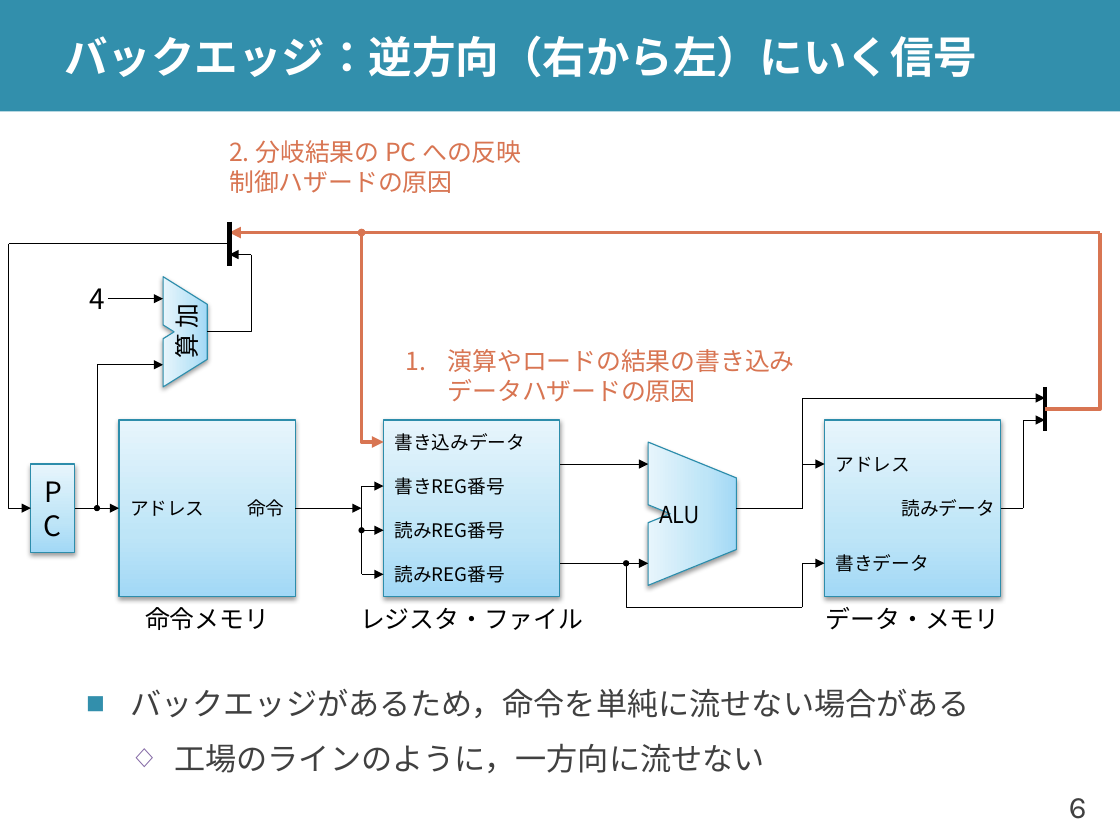
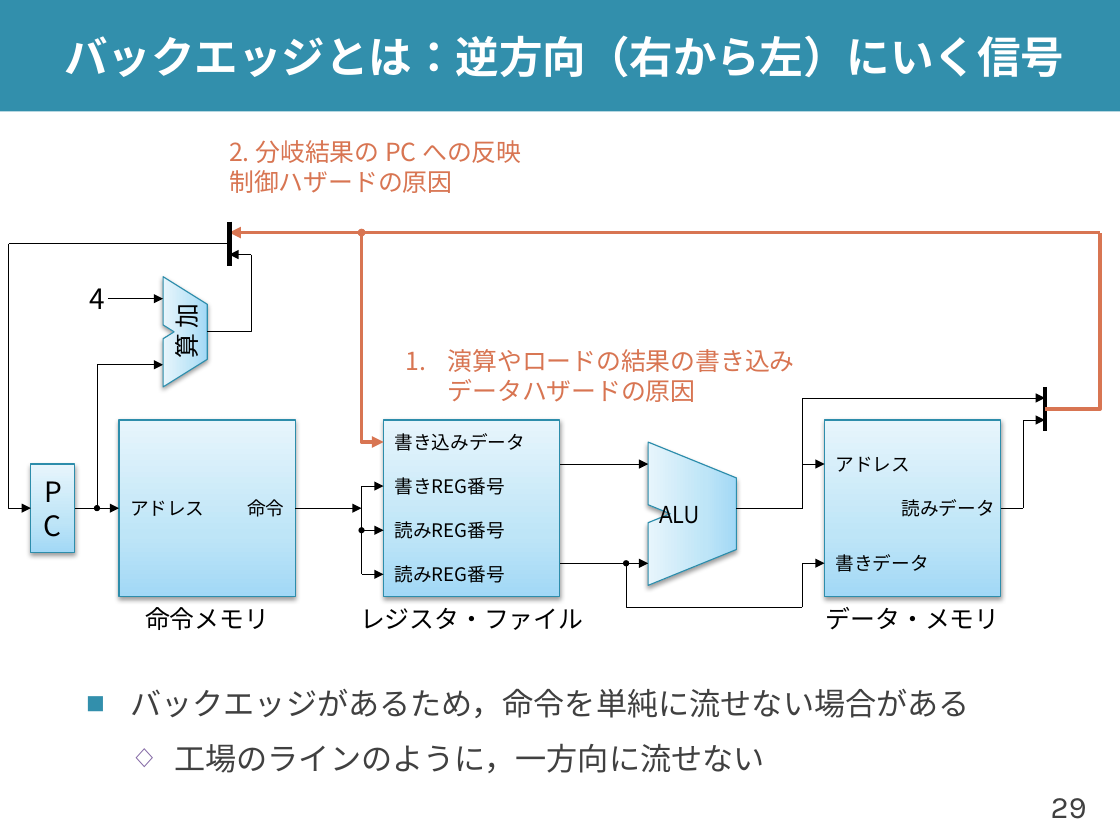
Before and after one commit to shioyadan/advanced-computer-organization, a slide deck: slide 29 of aco-shioya-05.pptx (slide 6 before the commit). Drawn at 1120x840 pixels with LibreOffice and Linux fonts; fonts in the diff are those of the drawing. Boxes give left, top, right and bottom in pixels: in the first picture for what was removed or moved away, otherwise in the second. Text is boxed around its words. In the diff, an @@ line names an element or a change of style, - is before the commit and + after.

```diff
--- a/aco-shioya-05.pptx
+++ b/aco-shioya-05.pptx
@@ title at (x1=64, y1=35, x2=1064, y2=77): text changed @@
-バックエッジ：逆方向（右から左）にいく信号
+バックエッジとは：逆方向（右から左）にいく信号
@@ page number at (x1=1051, y1=798, x2=1087, y2=819): text changed @@
-6
+29
```
Also in this commit, not shown: 17 other slides changed, 23 slides added, 1 other file.
